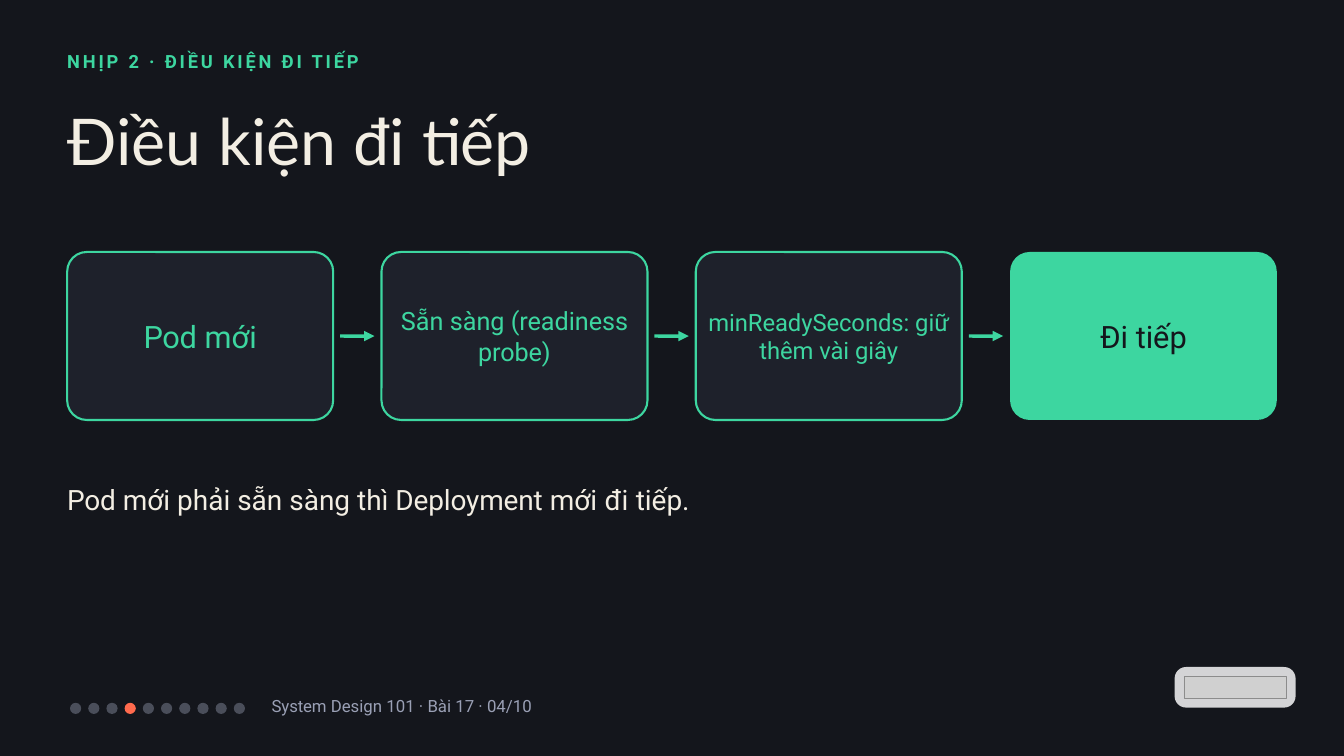
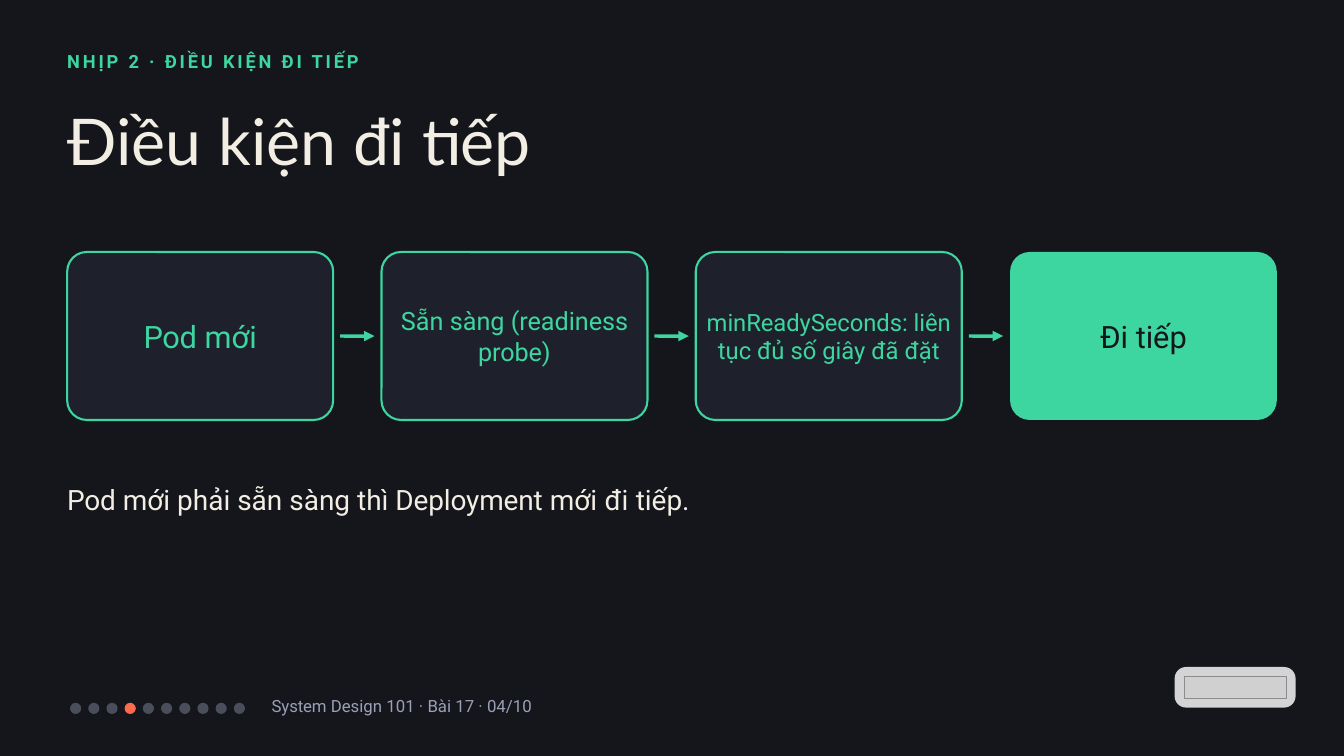
Before and after one commit to vohoailinh90/tool-marketing-studio, a slide deck: slide 4 of system-design-101/vi/lessons/sd-13-017/slides/sd-13-017.pptx. Drawn at 1344x756 pixels with LibreOffice and Linux fonts; fonts in the diff are those of the drawing; grey boxes stand for pictures. Boxes give left, top, right and bottom in pixels: in the first picture for what was removed or moved away, otherwise in the second. Text is boxed around its words. In the diff, an @@ line names an element or a change of style, - is before the commit and + after.

```diff
--- a/system-design-101/vi/lessons/sd-13-017/slides/sd-13-017.pptx
+++ b/system-design-101/vi/lessons/sd-13-017/slides/sd-13-017.pptx
@@ text in rounded rectangle at [707,313,951,364]: text changed @@
-minReadySeconds: giữ thêm vài giây
+minReadySeconds: liên tục đủ số giây đã đặt
```
Also in this commit, not shown: 1 other file.
